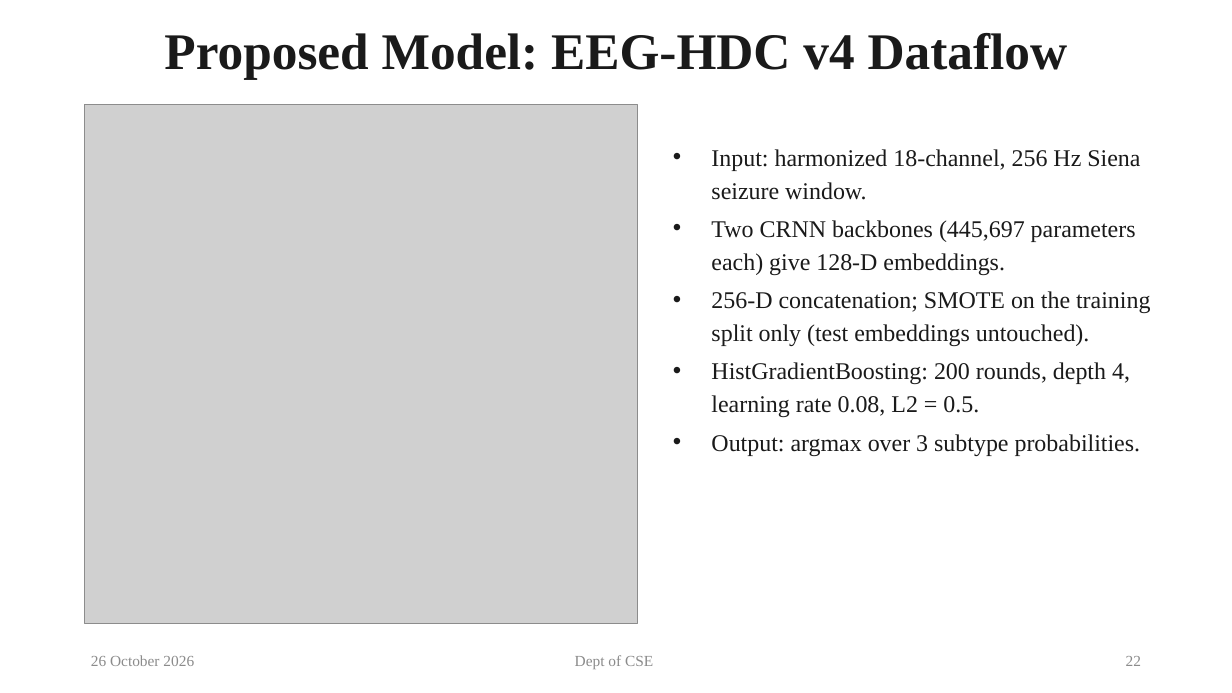
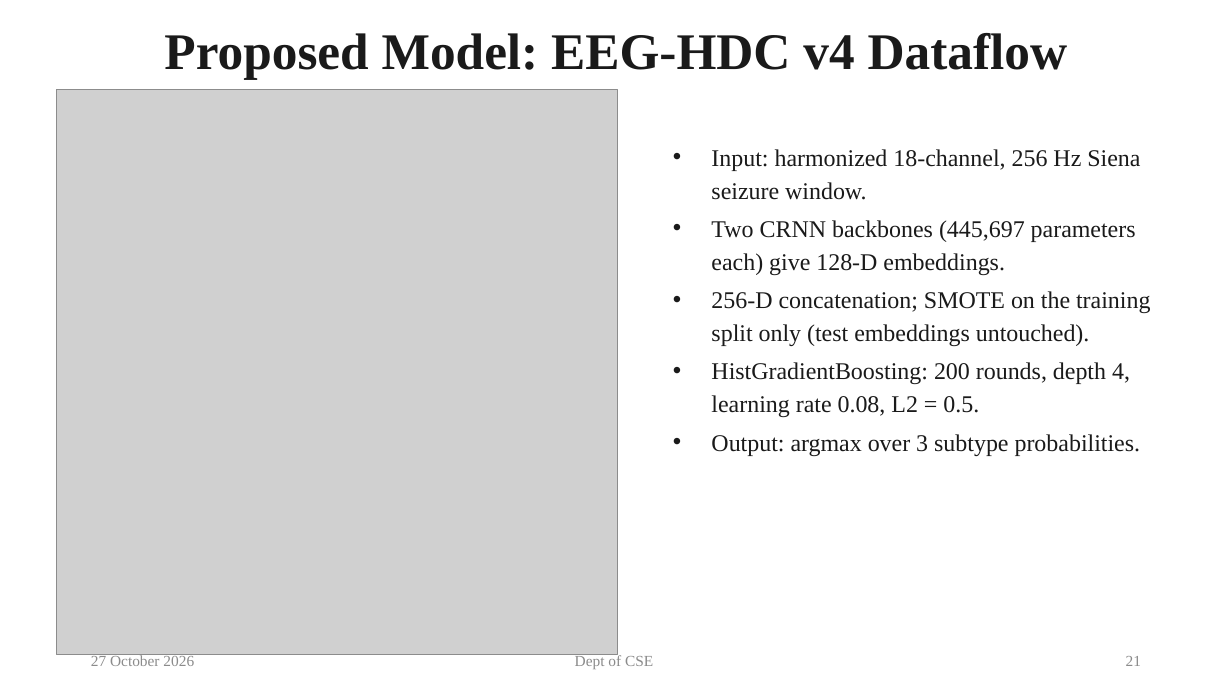
Before and after one commit to Adithya-1489181/eeg_hdc, a slide deck: slide 21 of presentation/EEG-HDC Final Presentation.pptx (slide 22 before the commit). Drawn at 1232x693 pixels with LibreOffice and Linux fonts; fonts in the diff are those of the drawing; grey boxes stand for pictures. Boxes give left, top, right and bottom in pixels: in the first picture for what was removed or moved away, otherwise in the second. Text is boxed around its words. In the diff, an @@ line names an element or a change of style, - is before the commit and + after.

```diff
--- a/presentation/EEG-HDC Final Presentation.pptx
+++ b/presentation/EEG-HDC Final Presentation.pptx
@@ picture: place and size @@
-picture at [85,104,638,623]
+picture at [57,89,617,654]
@@ text at [91,654,194,666]: text changed @@
-26 October 2026
+27 October 2026
@@ page number at [1126,656,1141,666]: text changed @@
-22
+21
```
Also in this commit, not shown: 38 other slides changed, 1 slide removed, 2 other files.
